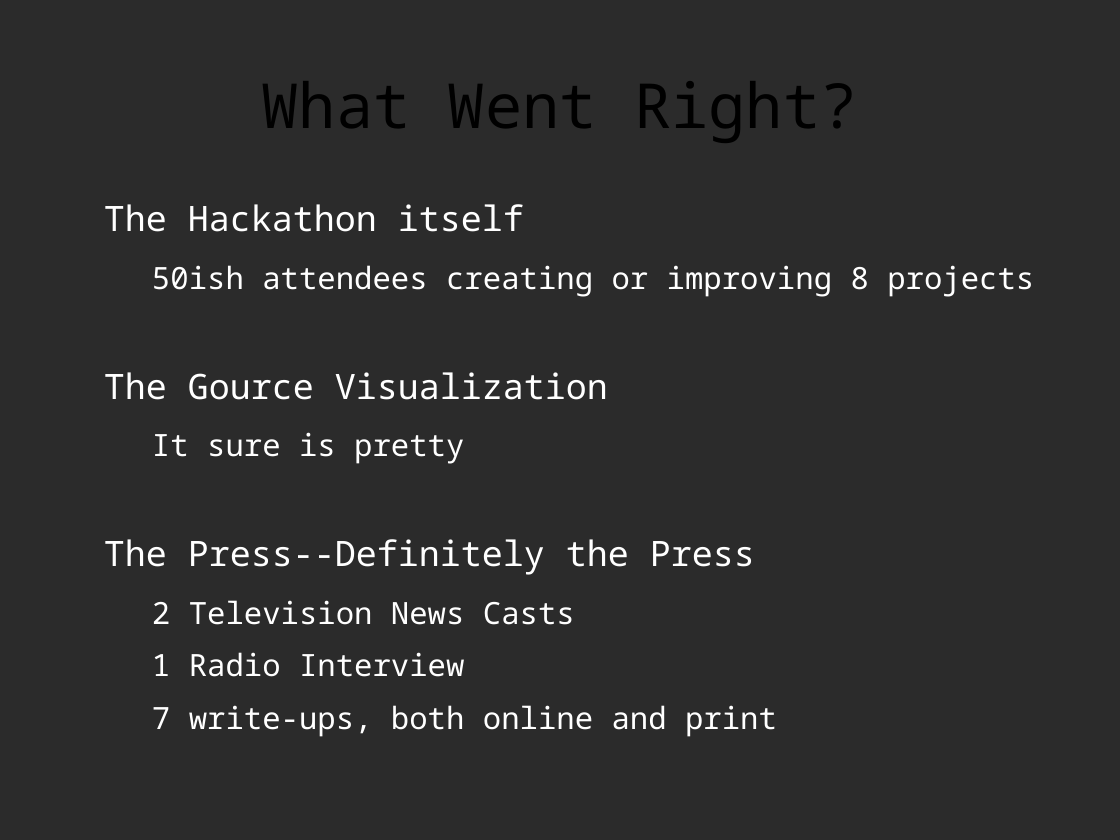
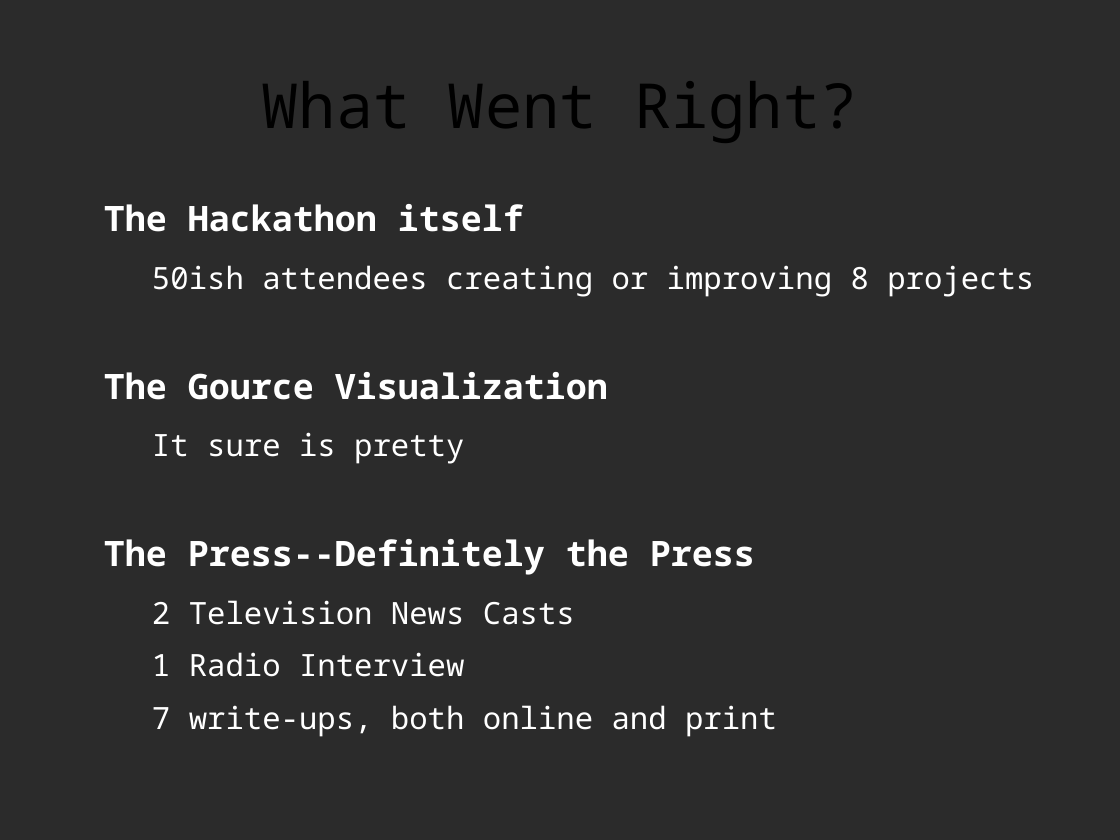
Before and after one commit to decause/RITCapstone, a slide deck: slide 43 of capstone-remy-preso.odp (slide 38 before the commit). Drawn at 1120x840 pixels with LibreOffice and Linux fonts; fonts in the diff are those of the drawing; background and template pictures are left out; a plain dark background stands for a picture behind light text. Boxes give left, top, right and bottom in pixels: in the first picture for what was removed or moved away, otherwise in the second. Text is boxed around its words. In the diff, an @@ line names an element or a change of style, - is before the commit and + after.

```diff
--- a/capstone-remy-preso.odp
+++ b/capstone-remy-preso.odp
@@ text at (104,204,755,575): bold on in "The Hackathon itself", "The Gource Visualization", "The Press--Definitely the Press" @@
```
Also in this commit, not shown: 16 other slides changed, 10 slides added, 5 slides removed.
